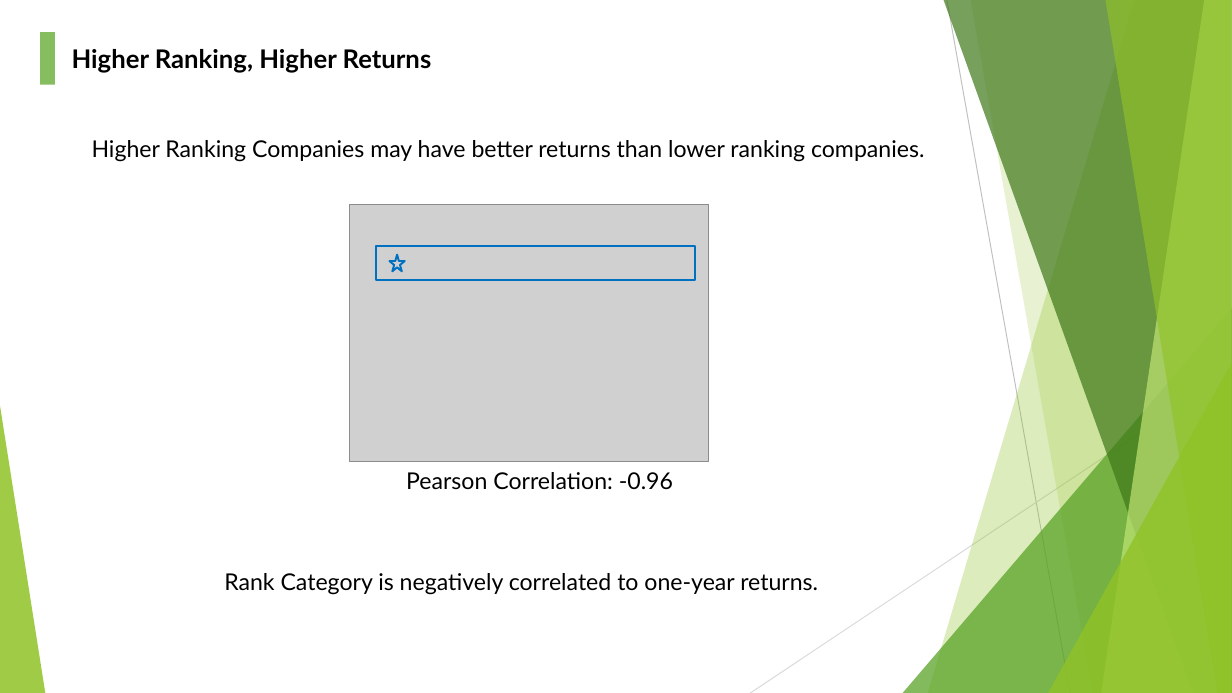
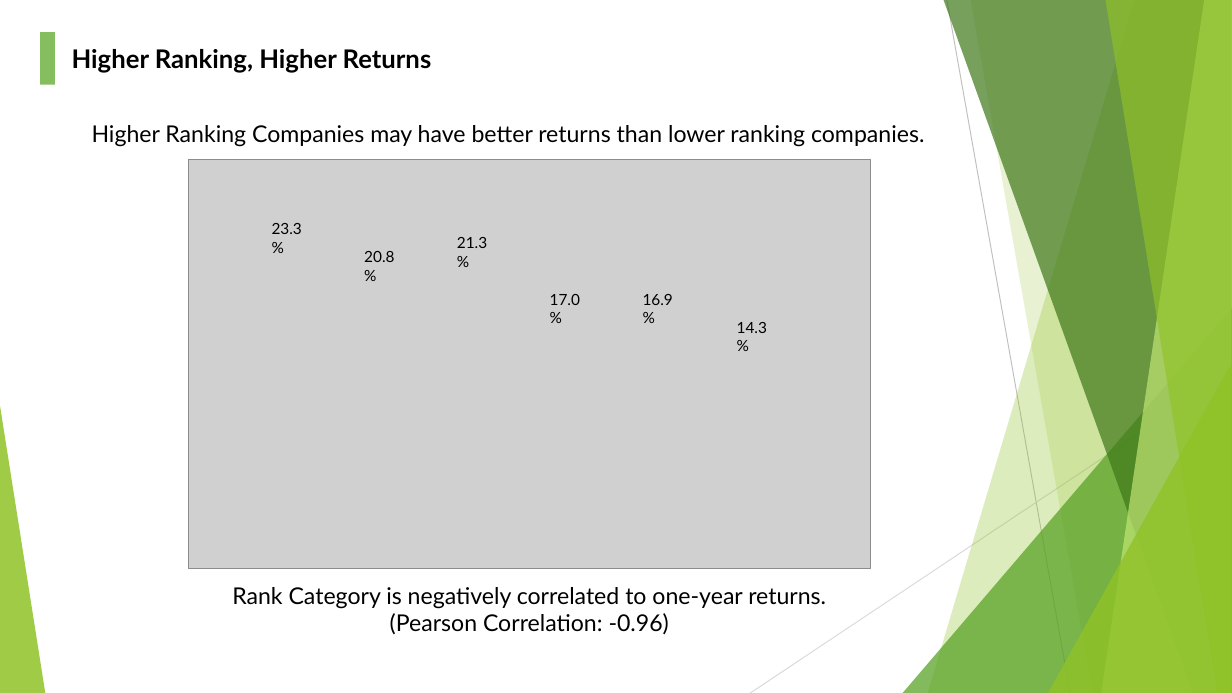
Before and after one commit to michaelcho1/gdscrape, a slide deck: slide 9 of Glassdoor Presentation.pptx. Drawn at 1232x693 pixels with LibreOffice and Linux fonts; fonts in the diff are those of the drawing; grey boxes stand for pictures. Boxes give left, top, right and bottom in pixels: in the first picture for what was removed or moved away, otherwise in the second. Text is boxed around its words. In the diff, an @@ line names an element or a change of style, - is before the commit and + after.

Commit message:
add bar chart to ranking

```diff
--- a/Glassdoor Presentation.pptx
+++ b/Glassdoor Presentation.pptx
@@ text "Higher Ranking Companies may have ...": place and size @@
-text "Higher Ranking Companies may have ..." at [92, 140, 924, 162]
+text "Higher Ranking Companies may have ..." at [92, 125, 924, 147]
@@ picture removed at [350, 204, 710, 462] @@
@@ rectangle removed at [376, 246, 695, 280] @@
@@ star removed at [389, 255, 405, 272] @@
@@ group added at [189, 160, 871, 569]: 6 texts, 1 picture @@
+23.3%
+20.8%
+21.3%
+17.0%
+16.9%
+14.3%
@@ text removed at [406, 472, 673, 490] @@
-Pearson Correlation: -0.96
@@ text "Rank Category is negatively correlated ...": place and size @@
-text "Rank Category is negatively correlated ..." at [224, 573, 818, 595]
+text "Rank Category is negatively correlated ..." at [232, 587, 826, 635]
@@ text at [232, 587, 826, 609]: alignment left to centre @@
@@ text at [390, 613, 669, 635]: paragraph added @@
+(Pearson Correlation: -0.96)
```
Also in this commit, not shown: 1 other file.
